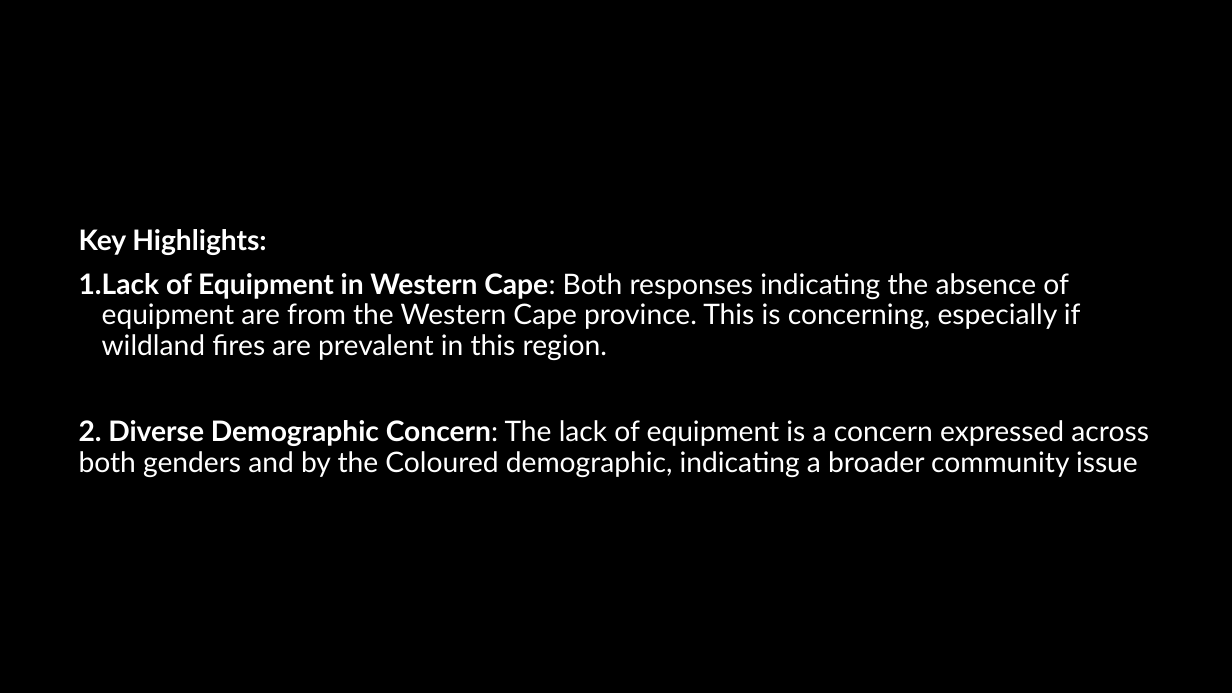
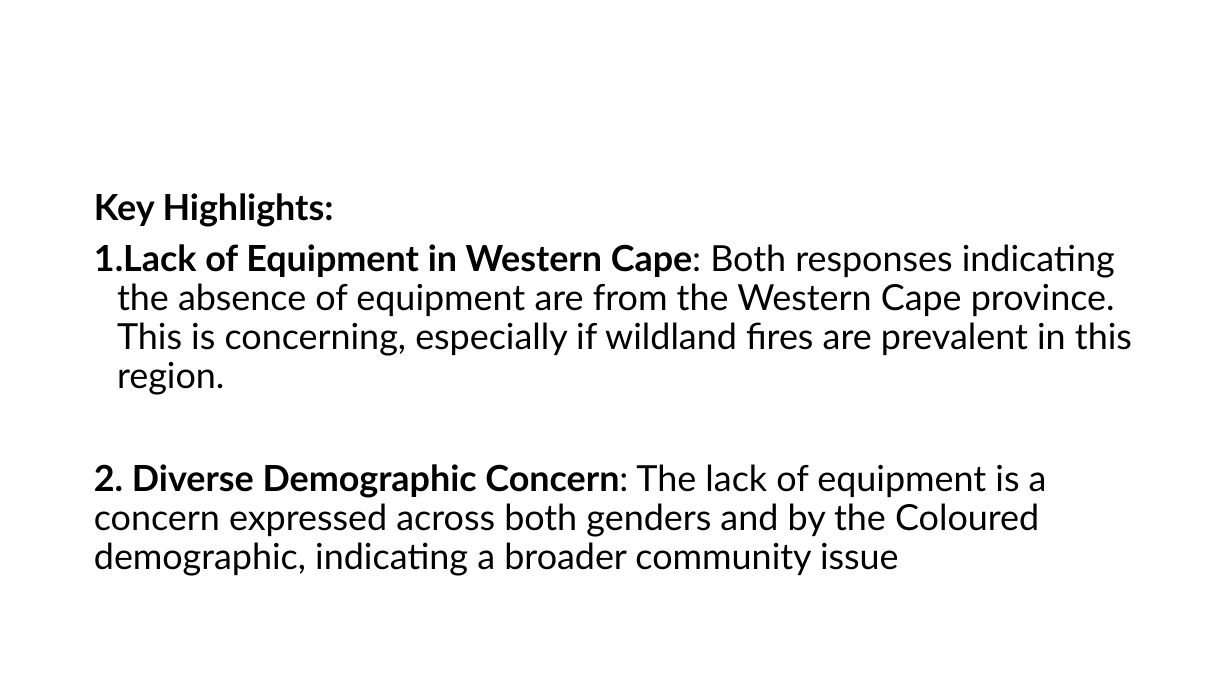
Before and after one commit to desmond-lartey/Wildfire-Assessment, a slide deck: slide 14 of Wildfire Assessment edited2.pptx. Drawn at 1232x693 pixels with LibreOffice and Linux fonts; fonts in the diff are those of the drawing; background and template pictures are left out. Boxes give left, top, right and bottom in pixels: in the first picture for what was removed or moved away, otherwise in the second. Text is boxed around its words. In the diff, an @@ line names an element or a change of style, - is before the commit and + after.

```diff
--- a/Wildfire Assessment edited2.pptx
+++ b/Wildfire Assessment edited2.pptx
@@ background #000000 to #FFFFFF @@
@@ text "Key Highlights:" moved from (x1=79, y1=229, x2=1149, y2=477) to (x1=94, y1=193, x2=1132, y2=576) @@
@@ text "Key Highlights:" at (x1=94, y1=193, x2=1132, y2=576): size 22 to 28 pt, text colour #FFFFFF to #000000 @@
```
Also in this commit, not shown: 29 other slides changed, 1 slide added, 1 slide removed, 23 other files.
